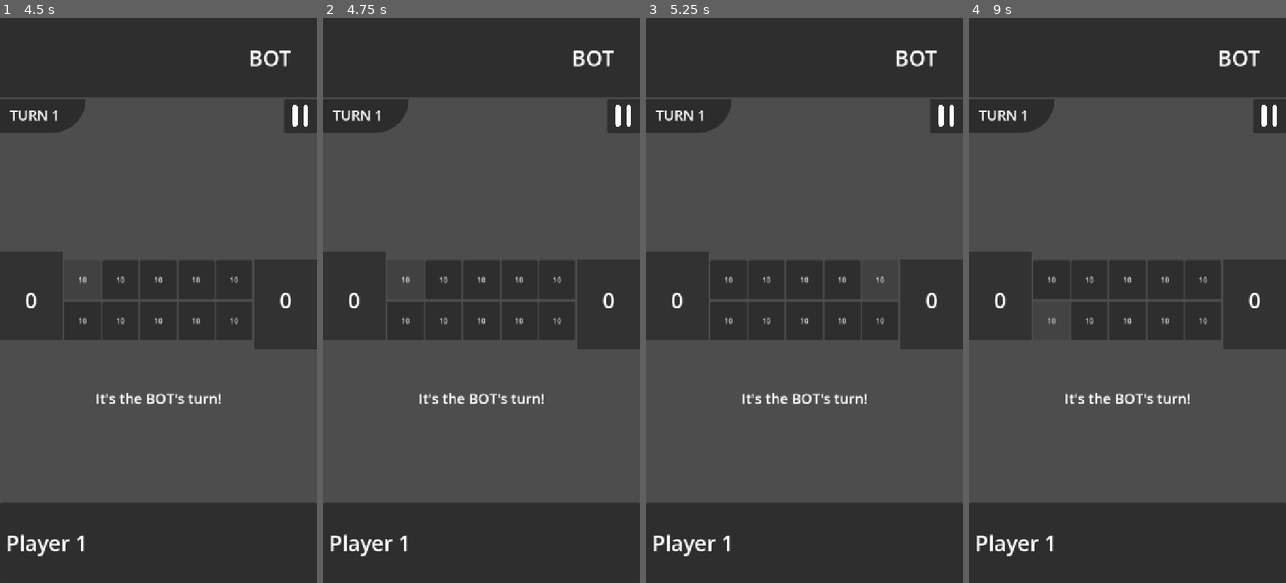
Above: before the commit, frames 1-4 (left to right).
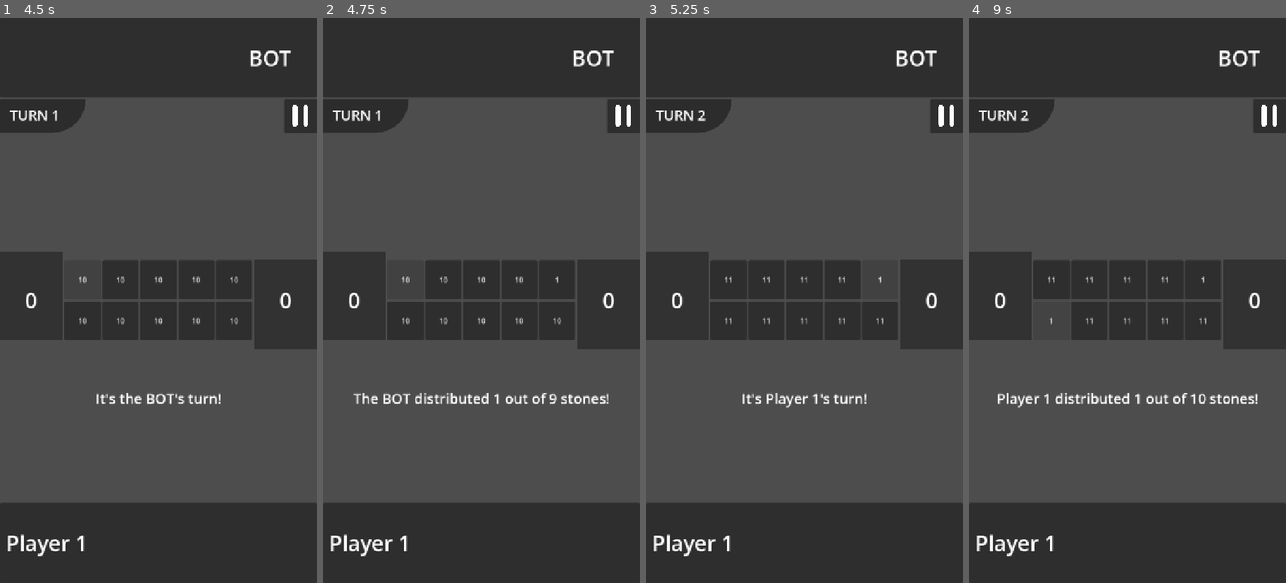
Above: after the commit, the same moments.

Repository: LeYohan-rgb/trad-games-hub
Game: Godot game, scene res://Scenes/starting_screen.tscn
The game is run twice, just before and just after one commit, with the same random seed, the same clock (stepped at 60 frames per second) and the same inputs.
Inputs (mouse positions are in pixels of both pictures, inside the frame that each line leads up to):
- Up to frame 1 (4.5 s): click "PLAY" at 0.5 s; click (158, 63) at 1.27 s; click "Adjiboto" at 2 s; click "BOT" at 2.75 s; click "BOT" at 3.5 s; click "10" at 4.25 s
- Up to frame 2 (4.75 s): no input
- Up to frame 3 (5.25 s): click "10" (after the commit: "1") at 5 s
- Up to frame 4 (9 s): click "10" (after the commit: "11") at 5.75 s; click "10" (after the commit: "11") at 6.5 s; click "10" (after the commit: "11") at 7.25 s; click "10" (after the commit: "11") at 8 s; click "10" (after the commit: "11") at 8.75 s

Frame 1 is identical in both runs. In frame 2, 0.9% of the frame differs, in the area x 9-90%, y 45-69%; in frame 3, 0.4%; in frame 4, 1.0%, in the area x 9-92%, y 16-69%.
Error before the commit: Invalid access of index '0' on a base object of type: 'Array[String]'. (res://Scripts/adjiboto_room.gd:223)

Commit message:
Added really basic AI for the Bot where they just choose the first hole always

Diff:
--- a/Scripts/Global.gd
+++ b/Scripts/Global.gd
@@ -4,7 +4,7 @@
 var game_mode : int = 0 #O IS ONLINE, 1 IS BOT
 var playing_game : int = 0
 var players :Array[String] = []
-var is_debugging : bool = false #ORIGIANL PROPORTION WAS 720 X 1280
+var is_debugging : bool = true #ORIGIANL PROPORTION WAS 720 X 1280
 
 
 #1 - ADJIBOTO
--- a/Scripts/adjiboto_room.gd
+++ b/Scripts/adjiboto_room.gd
@@ -1,4 +1,6 @@
 extends Control
+
+signal game_resumed
 
 @onready var player_1_label = $player_1_panel/Label
 @onready var player_2_label = $player_2_panel/Label
@@ -24,6 +26,7 @@
 var catch_modulate_color = "ff0000"
 var opposite_player_disconnected : bool = false
 var plr_disconnected_index : int = 0
+var bot_wait_time : float = 5.0
 
 
 var going_to_replay : bool = false
@@ -86,6 +89,8 @@
 	winning_panel.hide()
 
 	if Global.game_mode == 1:
+		if Global.is_debugging:
+			bot_wait_time = 1.0
 		game_paused = true
 		message_label.text = "Who makes the first move?"
 		player_choser.show()
@@ -110,9 +115,12 @@
 		message_label.text = "..."
 		return
 
-	if Global.game_mode == 1 and bot_turn != game_state["turn"]:
-		is_move_legal(hole_num, 0)
-		return
+	if Global.game_mode == 1:
+		if bot_turn != game_state["turn"]:
+			is_move_legal(hole_num, 0)
+			return
+		else:
+			return
 
 	if multiplayer.is_server() and game_state["turn"] == 0 and game_paused == false:
 		is_move_legal(hole_num, 0)
@@ -152,10 +160,12 @@
 	if Global.game_mode == 1: #WHEN PLAYING WITH BOT
 		message_label.text = "It's " + Global.player_name + "'s turn!"
 		game_paused = false
+		game_resumed.emit()
 		return
 
 	message_label.text = "It's " + Global.players[game_state["turn"]] + "'s turn!"
 	game_paused = false
+	game_resumed.emit()
 
 func illegal_move_message_first_stage():
 	game_paused = true
@@ -165,10 +175,12 @@
 	if Global.game_mode == 1: #WHEN PLAYING WITH BOT
 		message_label.text = "It's " + Global.player_name + "'s turn!"
 		game_paused = false
+		game_resumed.emit()
 		return
 
 	message_label.text = "It's " + Global.players[game_state["turn"]] + "'s turn!"
 	game_paused = false
+	game_resumed.emit()
 
 @rpc("any_peer", "call_local", "reliable")
 func perform_move(hole_num, player):
@@ -220,14 +232,21 @@
 
 	if plr_interface == 0:
 		if player == 0:
-			message_label.text = Global.players[player] + " distributed 1 out of " + str(game_state[hole_num] - 1) + " stones!"
+			if Global.game_mode == 1:
+				message_label.text = return_player_or_bot_str(player, true) + " distributed 1 out of " + str(game_state[hole_num] - 1) + " stones!"
+			else:
+				message_label.text = Global.players[player] + " distributed 1 out of " + str(game_state[hole_num] - 1) + " stones!"
 			game_state[hole_num] = 1
 			game_holes[hole_num].text = str(1)
 		else:
-			message_label.text = Global.players[player] + " distributed 1 out of " + str(game_state[5 + hole_num] - 1) + " stones!"
+			if Global.game_mode == 1:
+				message_label.text = return_player_or_bot_str(player, true) + " distributed 1 out of " + str(game_state[5 + hole_num] - 1) + " stones!"
+			else:
+				message_label.text = Global.players[player] + " distributed 1 out of " + str(game_state[5 + hole_num] - 1) + " stones!"
 			game_state[5 + hole_num] = 1
 			game_holes[5 + hole_num].text = str(1)
 	else:
+		print("THIS IS RUNNING")
 		if player == 0:
 			message_label.text = Global.players[player] + " distributed 1 out of " + str(game_state[5 + hole_num] - 1) + " stones!"
 			game_state[5 + hole_num] = 1
@@ -551,18 +570,19 @@
 func go_to_next_turn():
 
 	if Global.is_debugging:
-		if game_state["game_turn"] == 12:
-			game_state["player_2_stones"] = 30
-			if multiplayer.is_server():
-				plr_2_stones_lbl.text = str(30)
-				for i in range(6,11):
-					game_state[i] = 1
-					game_holes[i].text = '1'
-			else:
-				plr_1_stones_lbl.text = str(30)
-				for i in range(1,6):
-					game_state[i] = 1
-					game_holes[i].text = '1'
+		pass
+#		if game_state["game_turn"] == 12:
+#			game_state["player_2_stones"] = 30
+#			if multiplayer.is_server():
+#				plr_2_stones_lbl.text = str(30)
+#				for i in range(6,11):
+#					game_state[i] = 1
+#					game_holes[i].text = '1'
+#			else:
+#				plr_1_stones_lbl.text = str(30)
+#				for i in range(1,6):
+#					game_state[i] = 1
+#					game_holes[i].text = '1'
 
 
 	game_state["game_turn"] += 1
@@ -574,9 +594,12 @@
 
 	if Global.game_mode == 1:
 		message_label.text = "It's " + return_player_or_bot_str(return_player_or_bot_turn(), false) + "'s turn!"
+		if game_state["turn"] == bot_turn:
+			bot_move()
 	else:
 		message_label.text = "It's " + Global.players[game_state["turn"]] + "'s turn!"
 	game_paused = false
+	game_resumed.emit()
 
 func mod_10_index(num):
 	if num % 10 == 0:
@@ -803,10 +826,11 @@
 	player_choser.hide()
 	if bot_turn == 0:
 		message_label.text = "It's the BOT's turn!"
-		#then add a function for the bot to start thinking
+		bot_move()
 	else:
 		message_label.text = "It's " + Global.player_name + "'s turn!"
 	game_paused = false
+	game_resumed.emit()
 
 func return_player_or_bot_str(plr : int, is_capitalized : bool) -> String:
 	if plr == 0:
@@ -854,7 +878,7 @@
 	message_label.text = return_player_or_bot_str(opposite_turn_for_bot_mode(), true) + " has no legal moves left!"
 	await get_tree().create_timer(2.0).timeout
 	# CHECK IF DRAW
-	if game_state["player_" + return_bot_index_from_one_to_two(opposite_turn_for_bot_mode()) + "_stones"] >= calculate_stones_left():
+	if game_state["player_" + str(return_bot_index_from_one_to_two(opposite_turn_for_bot_mode())) + "_stones"] >= calculate_stones_left():
 		modulate_player_boat_bot(0) #highlight the boat
 
 		message_label.text = "But they have enough stones to refill all of their holes!"
@@ -900,4 +924,15 @@
 				plr_1_stones_bg.self_modulate.a = 1
 
 func bot_move():
-	pass
+	var chosen_index = 1
+	for i in range(1, 6):
+		if game_state[5 + i] > 1:
+			chosen_index = i
+			break
+
+	await get_tree().create_timer(bot_wait_time).timeout
+
+	if game_paused:
+		await game_resumed
+
+	perform_move(chosen_index, 1)
